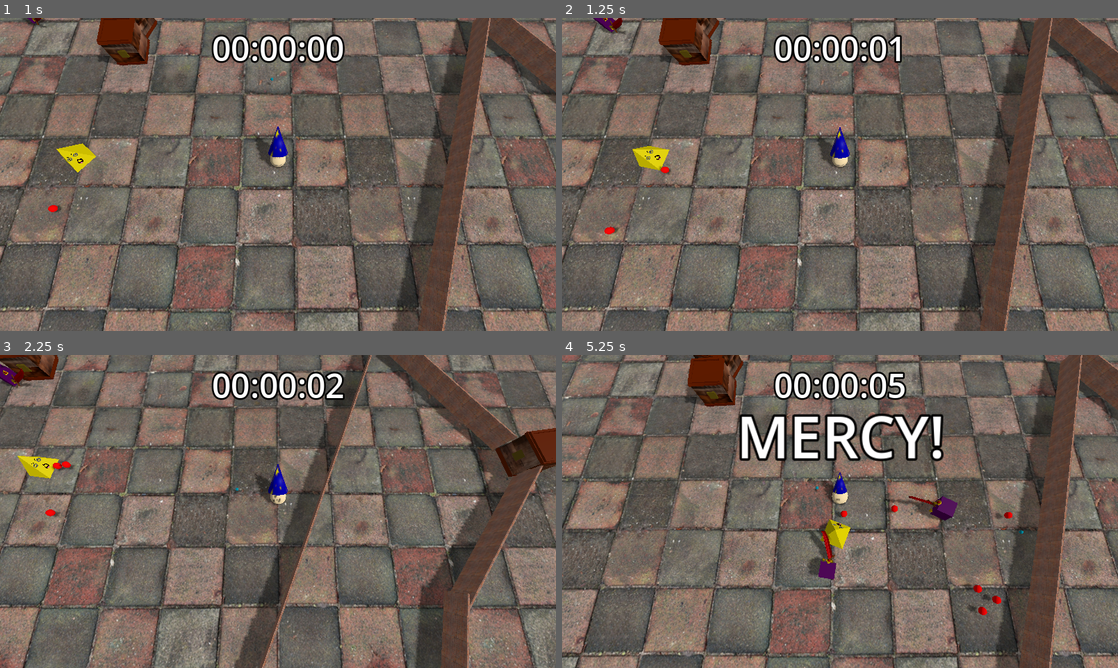
Above: before the commit, frames 1-4 (two rows, left to right).
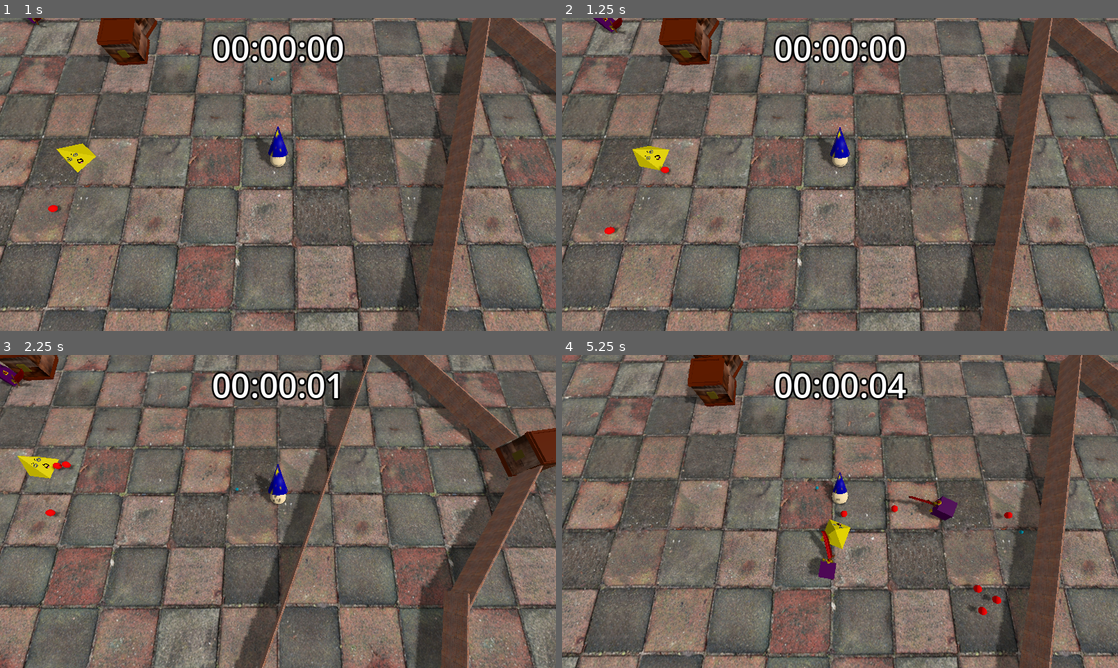
Above: after the commit, the same moments.

Repository: luce-ventress/no-mercy-bgj-2025
Game: Godot game, scene res://Scenes/Menu.tscn
Same seed, same stepped clock (60 frames per second), same inputs: the game is played once before the commit and once after it. Sound files missing from this copy of the repository are replaced by a short silence.
Inputs (mouse positions are in pixels of both pictures, inside the frame that each line leads up to):
- Up to frame 1 (1 s): click "Play" at 0.5 s
- Up to frame 2 (1.25 s): no input
- Up to frame 3 (2.25 s): move the mouse to (400, 495) at 1.27 s; press the mouse at (400, 495) at 1.28 s; hold D (player_right) 1.28-2.03 s; move the mouse to (166, 527) at 2.02 s; release the mouse at (166, 527) at 2.03 s; hold S (player_backward) from 2.03 s (still down); click (166, 527) at 2.1 s
- Up to frame 4 (5.25 s): move the mouse to (895, 442) at 2.77 s; release S (player_backward) at 2.78 s; press the mouse at (895, 442) at 2.78 s; hold D (player_right) 2.78-3.53 s; move the mouse to (812, 574) at 3.52 s; release the mouse at (812, 574) at 3.53 s; hold W (player_forward) 3.53-4.28 s; click (812, 574) at 3.6 s; move the mouse to (1006, 558) at 4.27 s; press the mouse at (1006, 558) at 4.28 s; hold A (player_left) from 4.28 s (still down); move the mouse to (673, 464) at 5.02 s; release the mouse at (673, 464) at 5.03 s; click (673, 464) at 5.1 s

Frame 1 is identical in both runs. In frame 2, 0.2% of the frame differs, in the area x 58-62%, y 5-15%; in frame 3, 0.2%; in frame 4, 3.9%, in the area x 31-69%, y 5-34%.

Commit message:
fixed reset

Diff:
--- a/Scenes/Enemies/RangedEnemyPawn.tscn
+++ b/Scenes/Enemies/RangedEnemyPawn.tscn
@@ -6,7 +6,7 @@
 [ext_resource type="AudioStream" uid="uid://borwxy5ris3i4" path="res://Assets/Sound/Enemy/Ranged_enemy_hit_2.wav" id="4_8p25c"]
 [ext_resource type="Script" uid="uid://c82w8jvguxs2p" path="res://Scripts/Enemies/ranged_enemy_shooting.gd" id="5_8p25c"]
 [ext_resource type="PackedScene" uid="uid://baw7su187gthi" path="res://Scenes/Projectiles/ProjectileEnemy.tscn" id="6_7n326"]
-[ext_resource type="AudioStream" uid="uid://xwoh5t0la3ya" path="res://Assets/Sound/Enemy/Ranged_enemy_attack.wav" id="6_vennm"]
+[ext_resource type="AudioStream" uid="uid://xwoh5t0la3ya" path="res://Assets/Sound/Enemy/ranged_enemy_attack.wav" id="6_vennm"]
 [ext_resource type="Script" uid="uid://dpthrgto3rfda" path="res://Scripts/Enemies/EnemyMovement.gd" id="8_7n326"]
 
 [sub_resource type="CapsuleShape3D" id="CapsuleShape3D_imkbi"]
--- a/Scenes/Menu.tscn
+++ b/Scenes/Menu.tscn
@@ -41,6 +41,7 @@
 levelScene = ExtResource("2_s2c3o")
 
 [node name="quitButton" type="Button" parent="."]
+layout_mode = 0
 offset_left = 228.0
 offset_top = 123.0
 offset_right = 602.0
--- a/Scripts/UI/play_button_pressed.gd
+++ b/Scripts/UI/play_button_pressed.gd
@@ -6,4 +6,5 @@
 func _on_pressed() -> void:
 	print("play pressed")
 	get_tree().change_scene_to_packed(levelScene)
-	#GameManager.reset()
+	GameManager.reset()
+	PowerupManager.reset()
